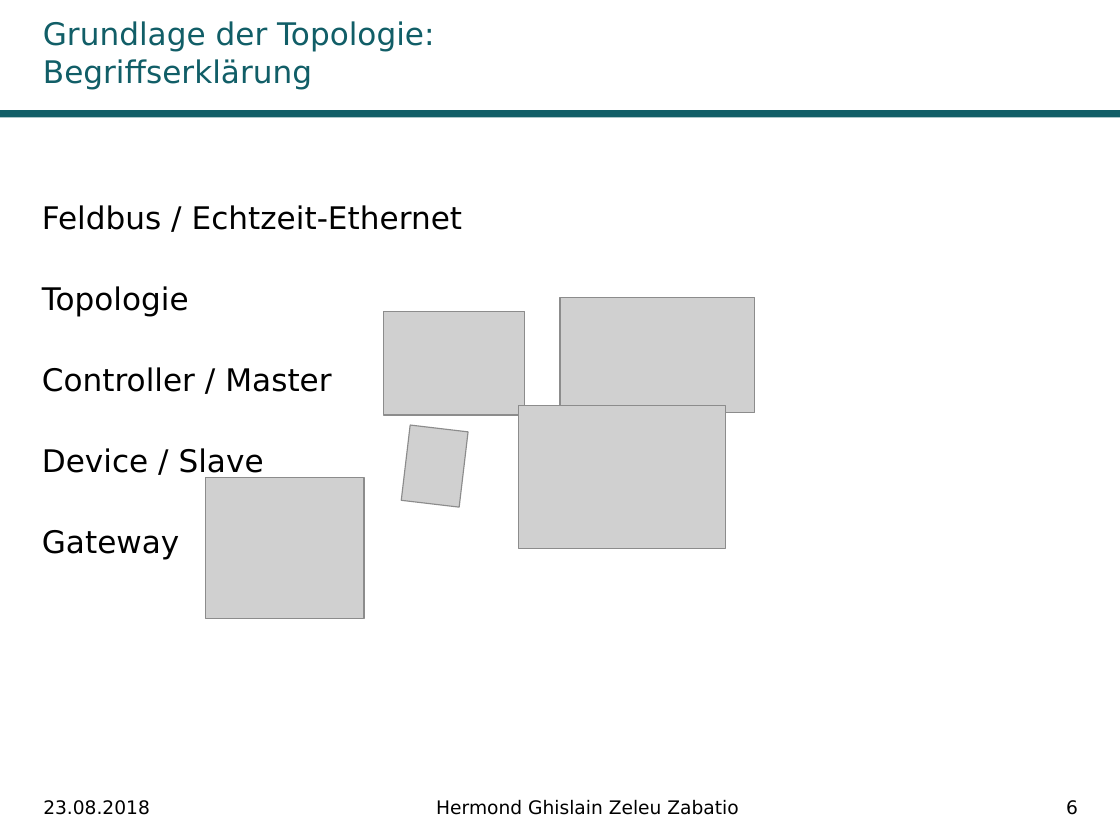
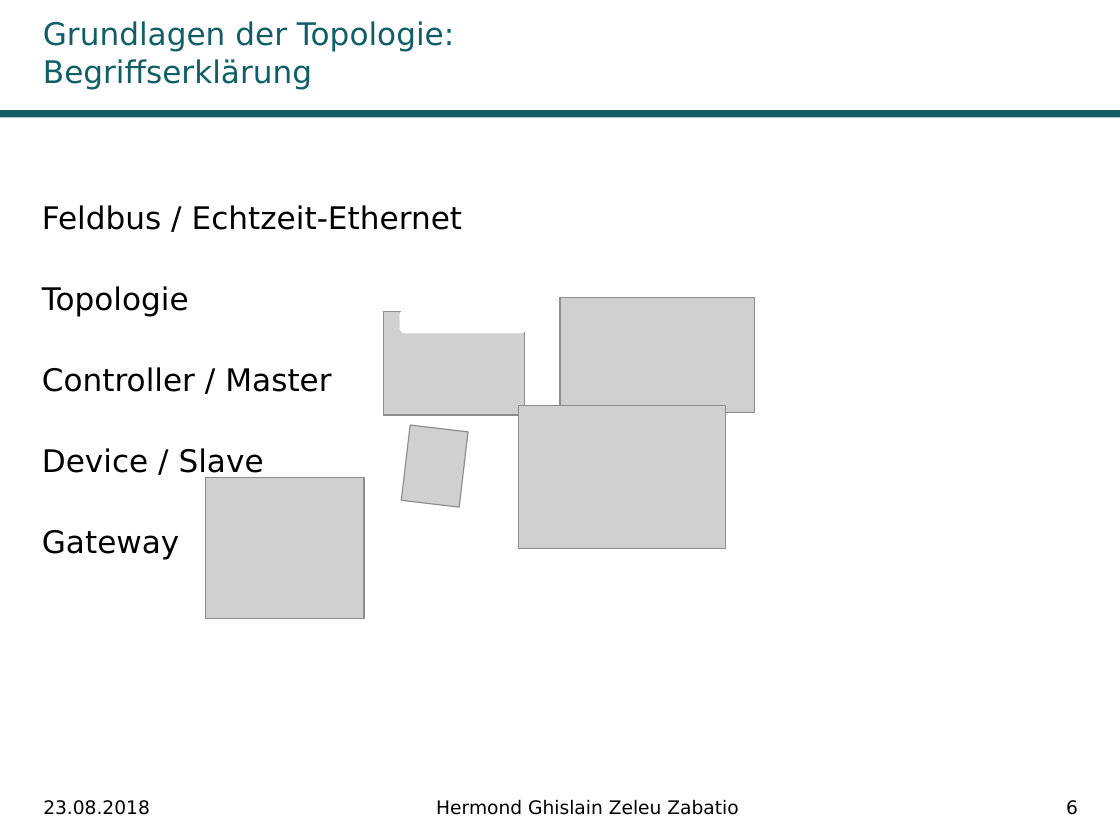
Before and after one commit to Ghislain1/zoe-fb-app, a slide deck: slide 6 of Master-Abschluss.pptx. Drawn at 1120x840 pixels with LibreOffice and Linux fonts; fonts in the diff are those of the drawing; grey boxes stand for pictures; background and template pictures are left out. Boxes give left, top, right and bottom in pixels: in the first picture for what was removed or moved away, otherwise in the second. Text is boxed around its words. In the diff, an @@ line names an element or a change of style, - is before the commit and + after.

```diff
--- a/Master-Abschluss.pptx
+++ b/Master-Abschluss.pptx
@@ title at (43,21,454,89): text changed @@
-Grundlage der Topologie: Begriffserklärung
+Grundlagen der Topologie: Begriffserklärung
@@ rounded rectangle added at (401,311,524,332), fill #FFFFFF, outline #FFFFFF 2 pt @@
```
Also in this commit, not shown: 22 other slides changed.
